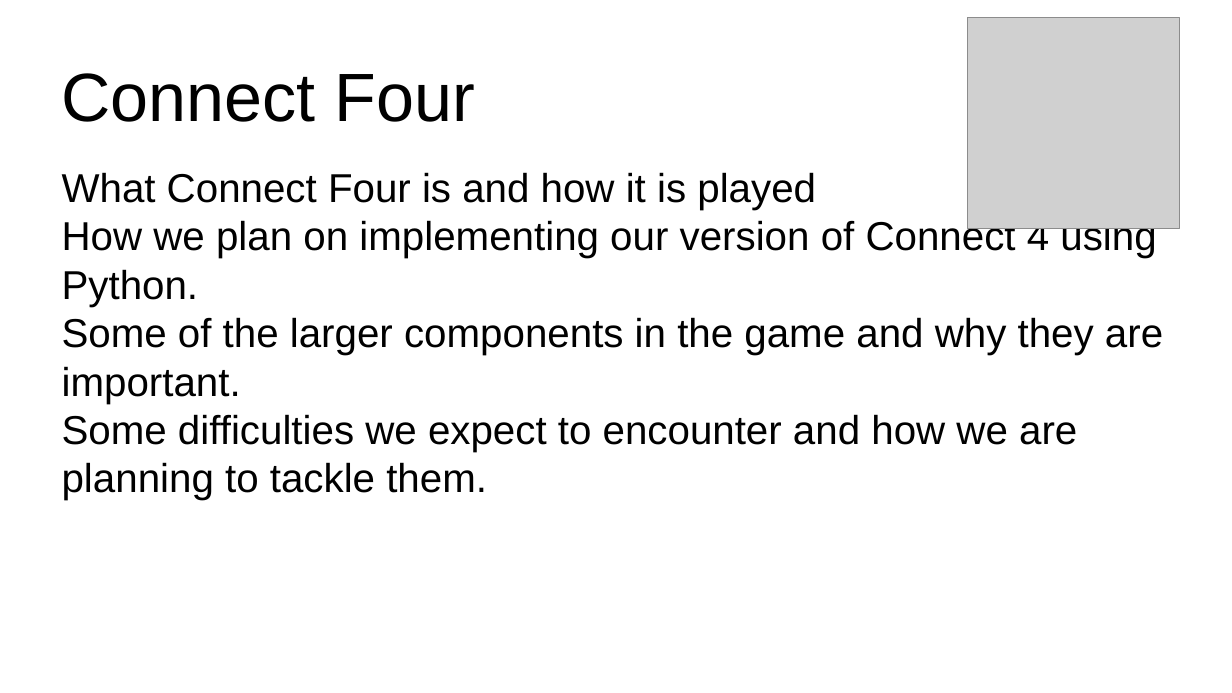
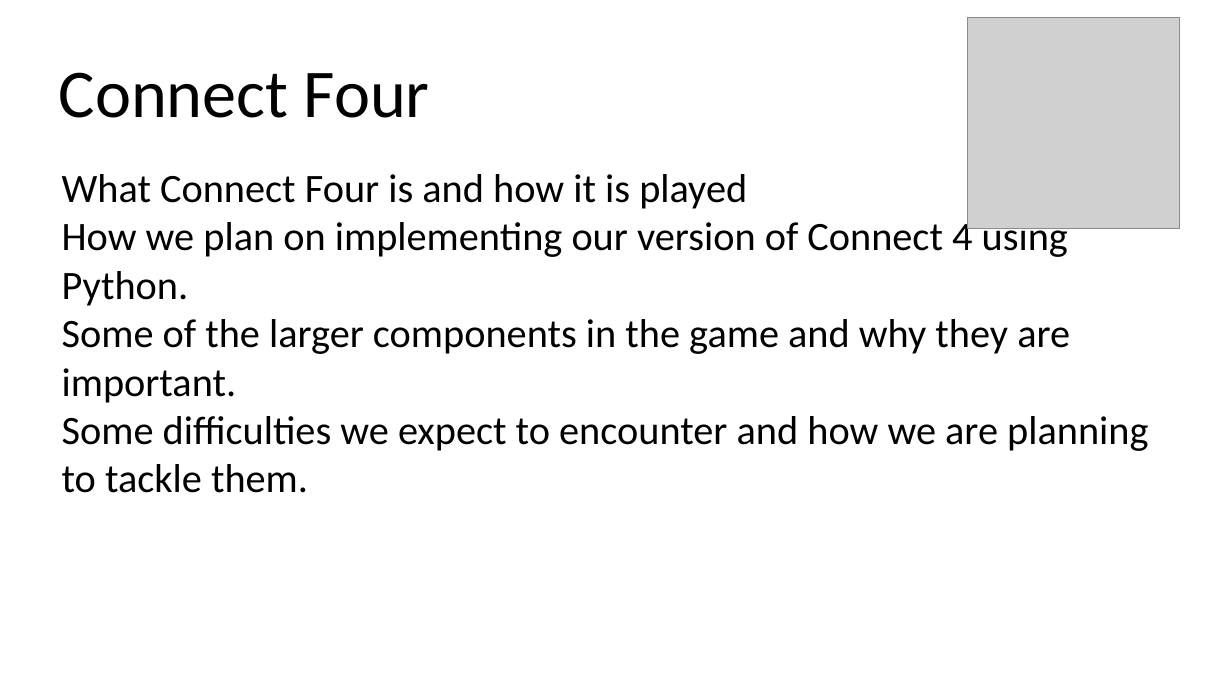
Before and after one commit to yangyaoi/Connect-Four-Project, a slide deck: slide 2 of Documents/design review presentation/Design Presentation Final.pptx. Drawn at 1232x693 pixels with LibreOffice and Linux fonts; fonts in the diff are those of the drawing; grey boxes stand for pictures. Boxes give left, top, right and bottom in pixels: in the first picture for what was removed or moved away, otherwise in the second. Text is boxed around its words. In the diff, an @@ line names an element or a change of style, - is before the commit and + after.

```diff
--- a/Documents/design review presentation/Design Presentation Final.pptx
+++ b/Documents/design review presentation/Design Presentation Final.pptx
@@ text "Connect Four" at [59, 72, 430, 118]: font Arial to Calibri @@
@@ text "What Connect Four is and ..." at [62, 174, 1148, 493]: font Arial to Calibri @@
```
Also in this commit, not shown: 2 other slides changed, 9 slides added.
